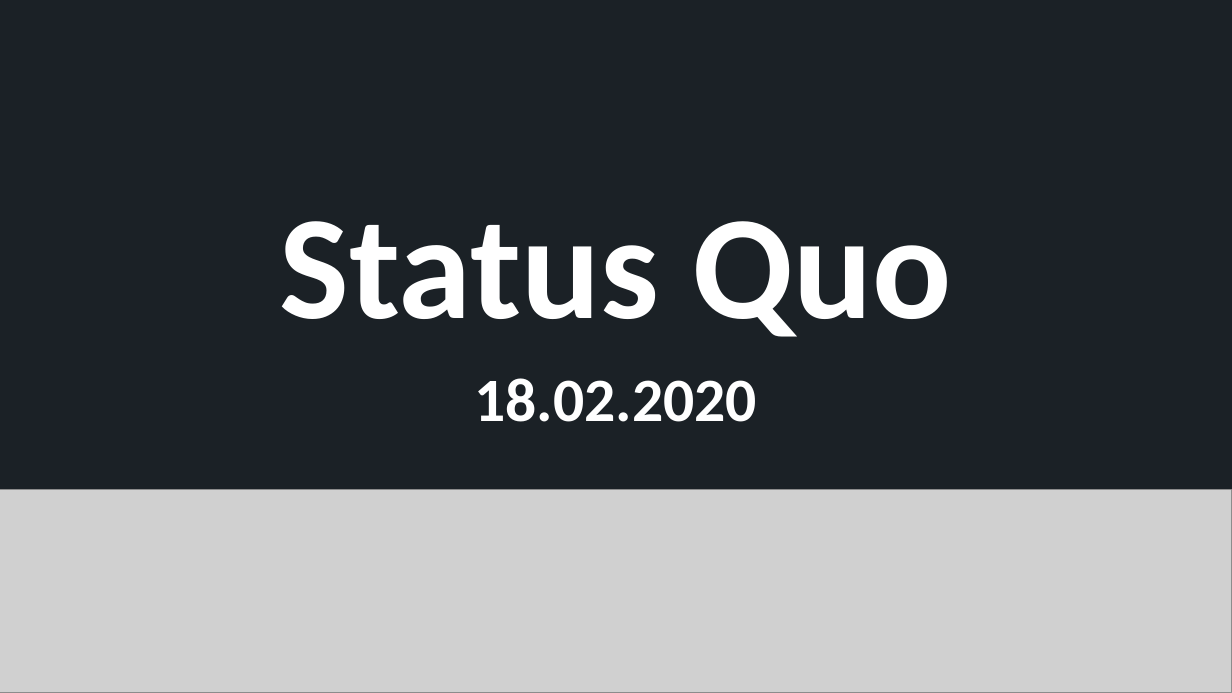
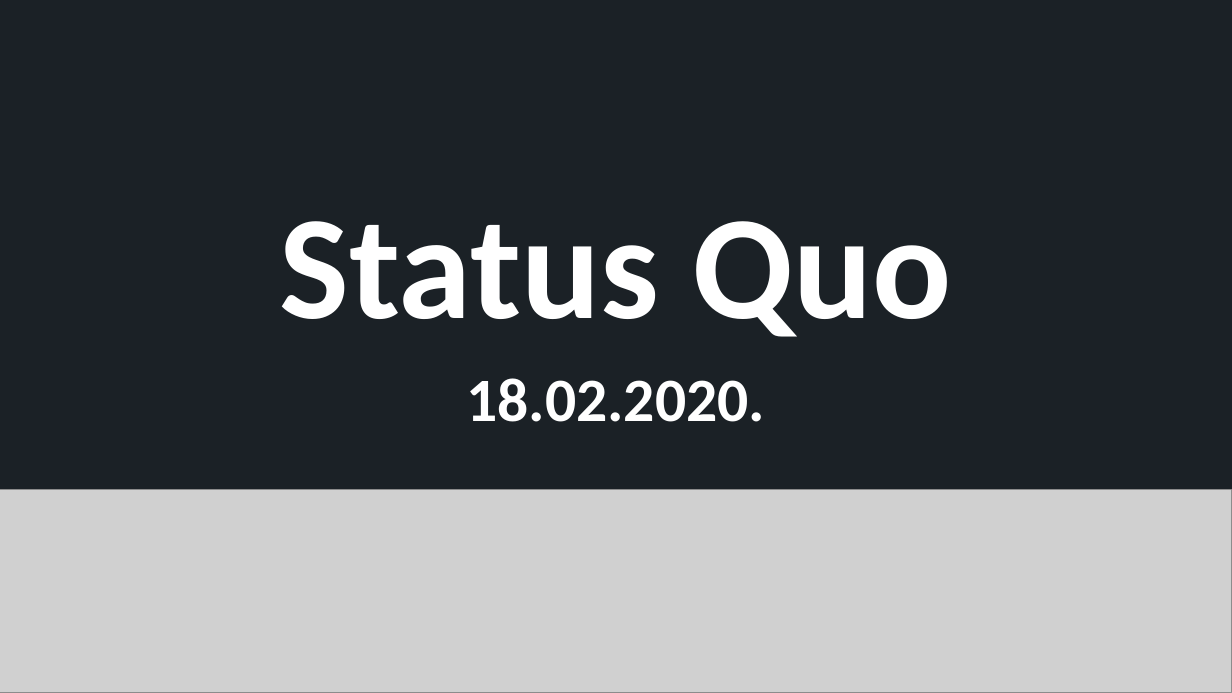
Before and after one commit to GreNait/technical-thesis, a slide deck: slide 11 of status_quo.pptx (slide 1 before the commit). Drawn at 1232x693 pixels with LibreOffice and Linux fonts; fonts in the diff are those of the drawing; grey boxes stand for pictures. Boxes give left, top, right and bottom in pixels: in the first picture for what was removed or moved away, otherwise in the second. Text is boxed around its words. In the diff, an @@ line names an element or a change of style, - is before the commit and + after.

```diff
--- a/status_quo.pptx
+++ b/status_quo.pptx
@@ text at (466,378,765,422): text changed @@
-18.02.2020
+18.02.2020.
```
Also in this commit, not shown: 3 other slides changed, 10 slides added.
